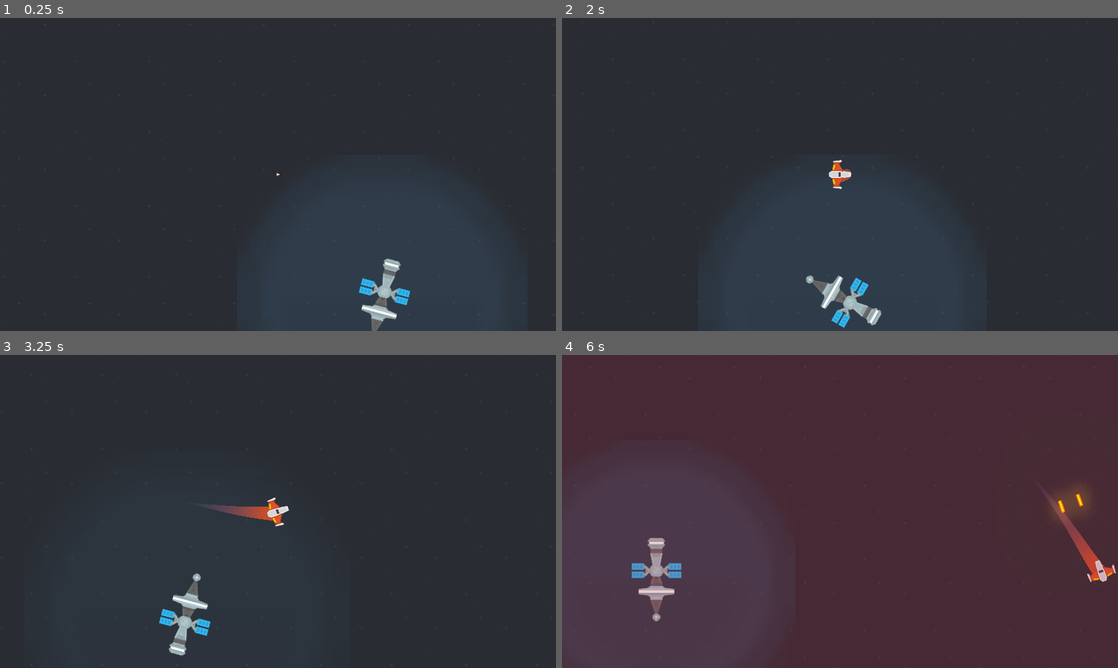
Above: before the commit, frames 1-4 (two rows, left to right).
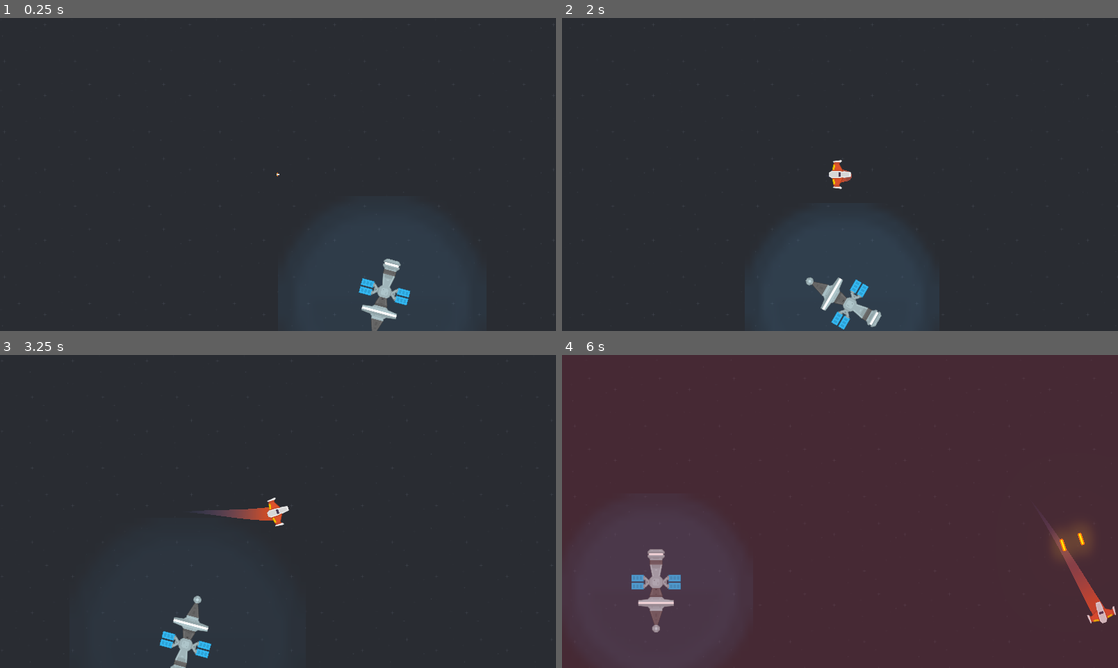
Above: after the commit, the same moments.

Repository: SERGIOCH2023/METEORITOS
Game: Godot game, scene res://Juego/Niveles/NivelTest.tscn
The game is run twice, just before and just after one commit, with the same random seed, the same clock (stepped at 60 frames per second) and the same inputs.
Inputs (mouse positions are in pixels of both pictures, inside the frame that each line leads up to):
- Up to frame 1 (0.25 s): no input
- Up to frame 2 (2 s): move the mouse to (962, 158) at 0.52 s; hold W (mover_adelante) 0.53-1.28 s; hold Space (disparo_principal) 0.53-1.28 s; move the mouse to (728, 190) at 1.27 s; hold S (mover_atras) from 1.28 s (still down); tap B (disparo_secundario) at 1.35 s
- Up to frame 3 (3.25 s): move the mouse to (333, 442) at 2.02 s; release S (mover_atras) at 2.03 s; hold W (mover_adelante) from 2.03 s (still down); tap E (recarga_laser) at 2.1 s; move the mouse to (250, 574) at 2.77 s; tap A (rotar_antihorario) at 2.85 s
- Up to frame 4 (6 s): move the mouse to (1006, 558) at 3.52 s; release W (mover_adelante) at 3.53 s; hold D (rotar_horario) 3.53-4.28 s; hold S (mover_atras) 3.53-5.78 s; move the mouse to (673, 464) at 4.27 s; tap Mouse wheel up (zoom_acercar) at 4.35 s; move the mouse to (867, 511) at 5.02 s; hold Mouse wheel down (zoom_alejar) 5.03-5.78 s; move the mouse to (756, 433) at 5.77 s; hold W (mover_adelante) from 5.78 s (still down); tap Space (disparo_principal) at 5.85 s

The runs differ from the first frame. In frame 2, 0.6% of the frame differs, in the area x 24-77%, y 44-100%; in frame 3, 1.5%; in frame 4, 2.9%, in the area x 1-100%, y 33-97%.
Error in both runs: Invalid call. Nonexistent function 'set_gravity_scale' in base 'StaticBody2D'. (res://Juego/Estacion/EstacionRecarga.gd:36)

Commit message:
Arreglo del fondo al hacer zoom

Diff:
--- a/Juego/Estacion/EstacionRecarga.tscn
+++ b/Juego/Estacion/EstacionRecarga.tscn
@@ -6,15 +6,14 @@
 [ext_resource path="res://Juego/Sonidos/CargadeEnergia.tres" type="AudioStream" id=4]
 [ext_resource path="res://Juego/Sonidos/EstacionVacia.tres" type="AudioStream" id=5]
 
-[sub_resource type="CapsuleShape2D" id=3]
+[sub_resource type="CapsuleShape2D" id=1]
 radius = 68.8421
 height = 162.67
 
-[sub_resource type="CircleShape2D" id=4]
-radius = 430.615
+[sub_resource type="CircleShape2D" id=2]
+radius = 478.089
 
-[sub_resource type="Animation" id=2]
-resource_name = "activado"
+[sub_resource type="Animation" id=3]
 length = 6.0
 loop = true
 tracks/0/type = "value"
@@ -36,10 +35,10 @@
 tracks/1/imported = false
 tracks/1/enabled = true
 tracks/1/keys = {
-"times": PoolRealArray( 0, 1.1, 2.2, 3.1, 4.1, 5.1, 6 ),
+"times": PoolRealArray( 0, 1, 2, 3, 4, 5, 6 ),
 "transitions": PoolRealArray( 1, 1, 1, 1, 1, 1, 1 ),
 "update": 0,
-"values": [ Vector2( 1, 1 ), Vector2( 1.2, 1.2 ), Vector2( 1, 1 ), Vector2( 1.2, 1.2 ), Vector2( 1, 1 ), Vector2( 1.2, 1.2 ), Vector2( 1, 1 ) ]
+"values": [ Vector2( 0.7, 0.7 ), Vector2( 0.9, 0.9 ), Vector2( 0.7, 0.7 ), Vector2( 0.9, 0.9 ), Vector2( 0.7, 0.7 ), Vector2( 0.9, 0.9 ), Vector2( 0.7, 0.7 ) ]
 }
 tracks/2/type = "value"
 tracks/2/path = NodePath("AreaRecarga:modulate")
@@ -48,14 +47,13 @@
 tracks/2/imported = false
 tracks/2/enabled = true
 tracks/2/keys = {
-"times": PoolRealArray( 0, 1.1, 2.2, 3.1, 4.1, 5.1, 6 ),
+"times": PoolRealArray( 0, 1, 2, 3, 4, 5, 6 ),
 "transitions": PoolRealArray( 1, 1, 1, 1, 1, 1, 1 ),
 "update": 0,
 "values": [ Color( 1, 1, 1, 1 ), Color( 1, 1, 1, 0.305882 ), Color( 1, 1, 1, 1 ), Color( 1, 1, 1, 0.305882 ), Color( 1, 1, 1, 1 ), Color( 1, 1, 1, 0.305882 ), Color( 1, 1, 1, 1 ) ]
 }
 
-[sub_resource type="Animation" id=1]
-resource_name = "defaul"
+[sub_resource type="Animation" id=4]
 length = 0.001
 tracks/0/type = "value"
 tracks/0/path = NodePath("AreaColision:rotation_degrees")
@@ -100,13 +98,14 @@
 [node name="AreaColision" type="Area2D" parent="."]
 
 [node name="CollisionShape2D" type="CollisionShape2D" parent="AreaColision"]
-shape = SubResource( 3 )
+shape = SubResource( 1 )
 
 [node name="SpriteEstacion" type="Sprite" parent="AreaColision"]
 z_index = 1
 texture = ExtResource( 1 )
 
 [node name="AreaRecarga" type="Area2D" parent="."]
+scale = Vector2( 0.7, 0.7 )
 space_override = 1
 gravity_point = true
 gravity = 1000.0
@@ -117,12 +116,12 @@
 texture = ExtResource( 2 )
 
 [node name="CollisionShape2D" type="CollisionShape2D" parent="AreaRecarga"]
-shape = SubResource( 4 )
+shape = SubResource( 2 )
 
 [node name="AnimationPlayer" type="AnimationPlayer" parent="."]
 autoplay = "activado"
-anims/activado = SubResource( 2 )
-anims/defaul = SubResource( 1 )
+anims/activado = SubResource( 3 )
+anims/defaul = SubResource( 4 )
 
 [node name="CargaSFX" type="AudioStreamPlayer" parent="."]
 stream = ExtResource( 4 )
--- a/Juego/Niveles/NivelTest.tscn
+++ b/Juego/Niveles/NivelTest.tscn
@@ -45,6 +45,7 @@
 [node name="TweenCamara" type="Tween" parent="."]
 
 [node name="ParallaxBackground" type="ParallaxBackground" parent="."]
+scroll_ignore_camera_zoom = true
 
 [node name="ParallaxLayer" type="ParallaxLayer" parent="ParallaxBackground"]
 motion_mirroring = Vector2( 256, 256 )
